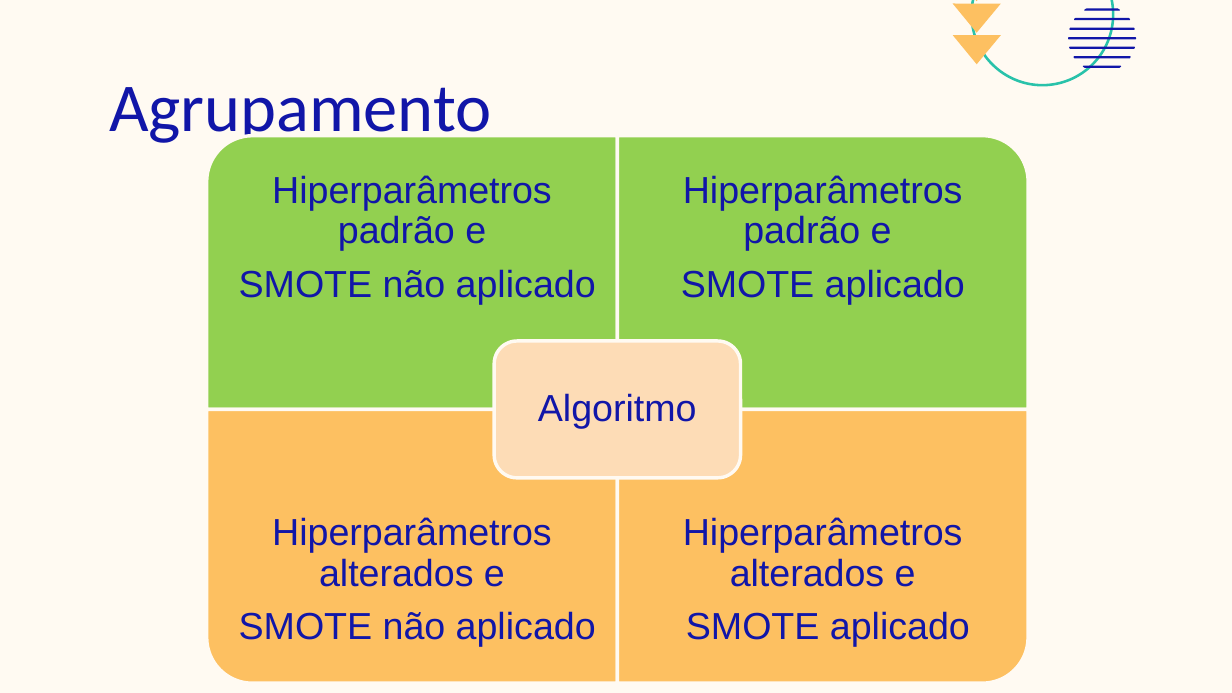
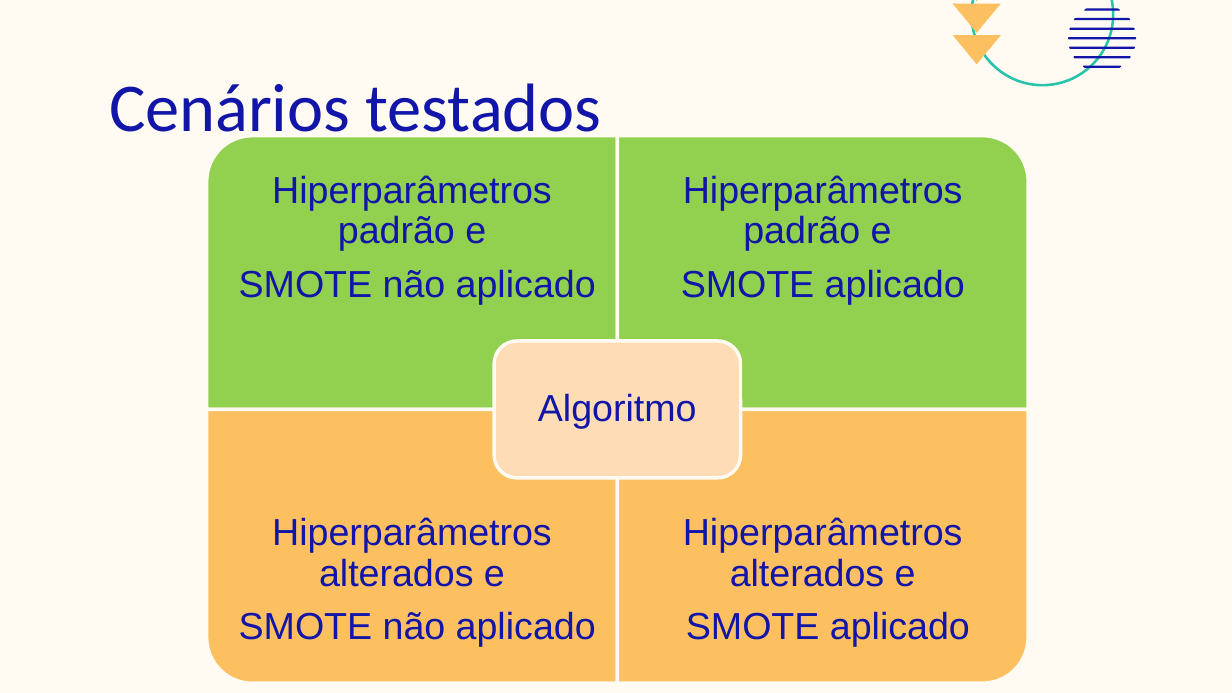
Before and after one commit to jpaulopd/IFB, a slide deck: slide 22 of artigoConclucaoCurso/apresentacaoTccFinal.pptx (slide 23 before the commit). Drawn at 1232x693 pixels with LibreOffice and Linux fonts; fonts in the diff are those of the drawing. Boxes give left, top, right and bottom in pixels: in the first picture for what was removed or moved away, otherwise in the second. Text is boxed around its words. In the diff, an @@ line names an element or a change of style, - is before the commit and + after.

```diff
--- a/artigoConclucaoCurso/apresentacaoTccFinal.pptx
+++ b/artigoConclucaoCurso/apresentacaoTccFinal.pptx
@@ title at [109,83,602,147]: text changed @@
-Agrupamento
+Cenários testados
```
Also in this commit, not shown: 5 other slides changed, 3 slides added, 1 slide removed, 1 other file.
